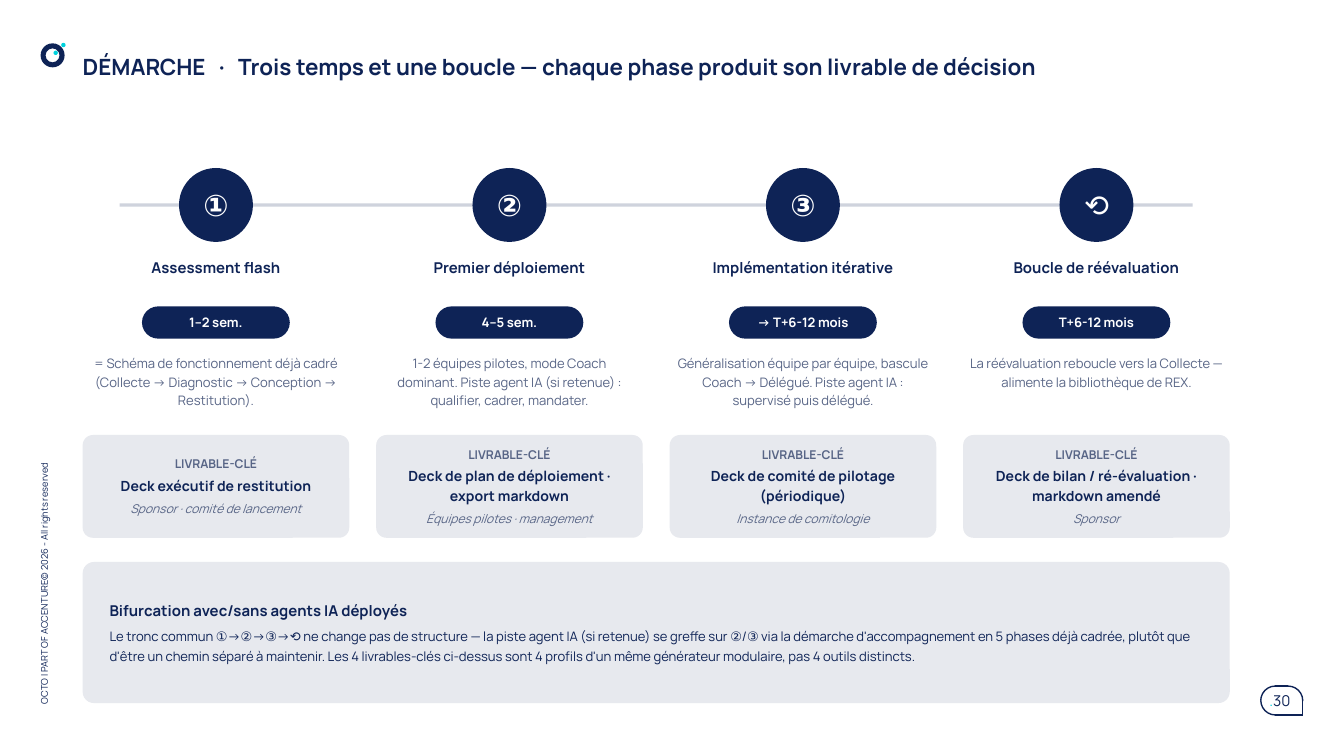
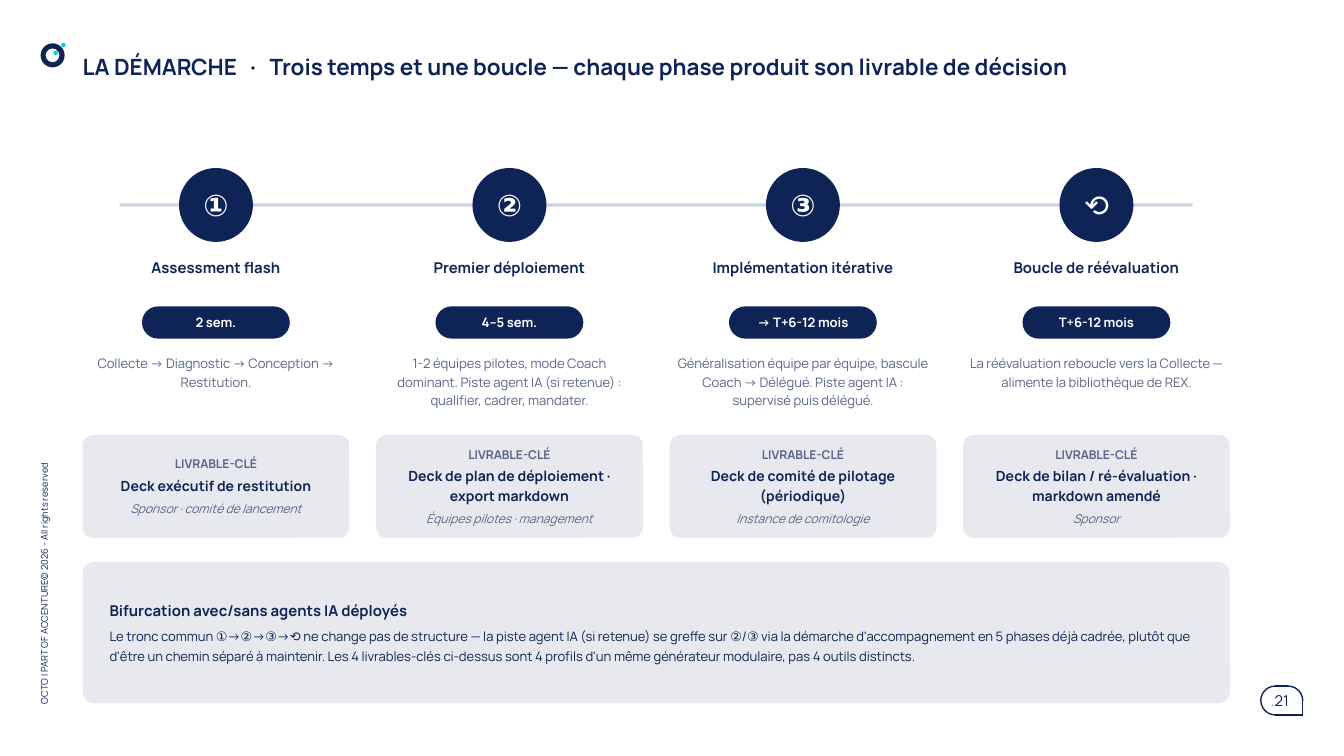
Before and after one commit to claudecamus-dot/Vscode3, a slide deck: slide 21 of docs/cadrage-ppt/bmad-iap-cadrage-synthese.pptx (slide 30 before the commit). Drawn at 1344x756 pixels with LibreOffice and Linux fonts; fonts in the diff are those of the drawing. Boxes give left, top, right and bottom in pixels: in the first picture for what was removed or moved away, otherwise in the second. Text is boxed around its words. In the diff, an @@ line names an element or a change of style, - is before the commit and + after.

```diff
--- a/docs/cadrage-ppt/bmad-iap-cadrage-synthese.pptx
+++ b/docs/cadrage-ppt/bmad-iap-cadrage-synthese.pptx
@@ title at (83,55,1067,81): text changed @@
-DÉMARCHE · Trois temps et une boucle — chaque phase produit son livrable de décision
+LA DÉMARCHE · Trois temps et une boucle — chaque phase produit son livrable de décision
@@ text at (196,317,236,327): text changed @@
-1–2 sem.
+2 sem.
@@ text at (98,358,318,387): text changed @@
-= Schéma de fonctionnement déjà cadré (Collecte → Diagnostic → Conception → Restitution).
+Collecte → Diagnostic → Conception → Restitution.
@@ page number at (1271,695,1289,706): text changed @@
-.30
+.21
```
Also in this commit, not shown: 23 other slides changed, 8 slides added, 15 slides removed, 2 other files.
